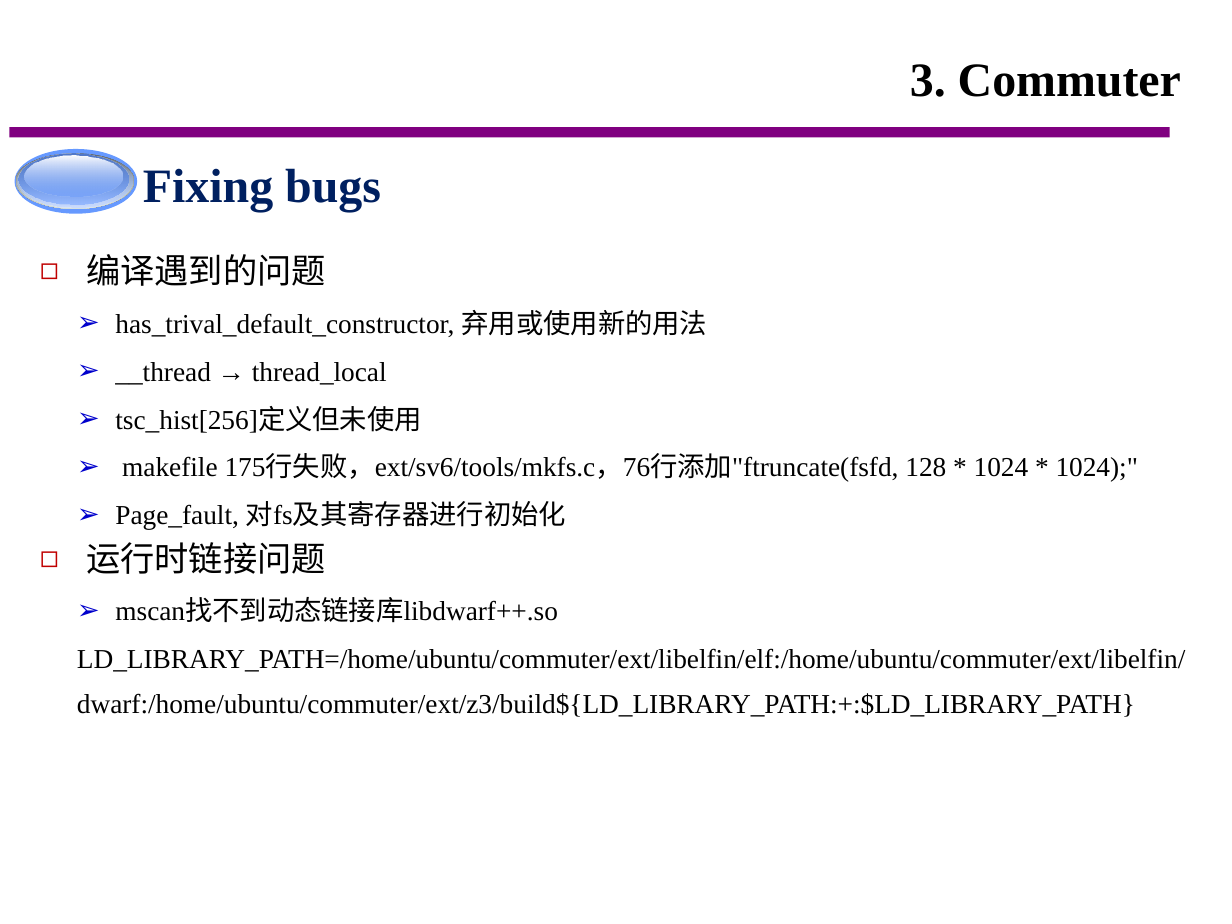
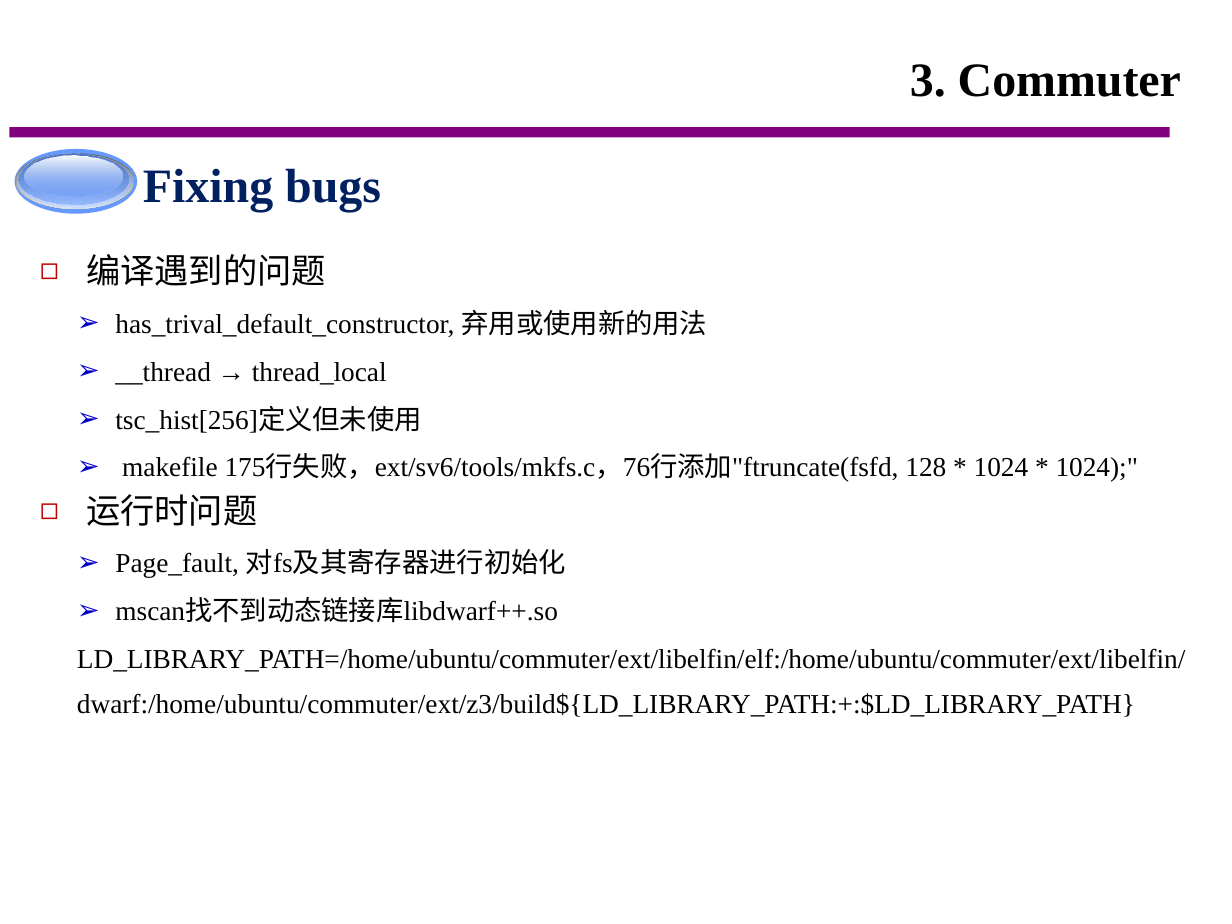
Before and after one commit to uerfan/2018-AOS-Class, a slide deck: slide 21 of 个人展示-李飞-2017210826.pptx. Drawn at 1232x924 pixels with LibreOffice and Linux fonts; fonts in the diff are those of the drawing; background and template pictures are left out. Boxes give left, top, right and bottom in pixels: in the first picture for what was removed or moved away, otherwise in the second. Text is boxed around its words. In the diff, an @@ line names an element or a change of style, - is before the commit and + after.

```diff
--- a/个人展示-李飞-2017210826.pptx
+++ b/个人展示-李飞-2017210826.pptx
@@ text at (86,494,257,526): paragraph added @@
+◻ 运行时问题
@@ text at (86,542,326,574): paragraph removed @@
-◻ 运行时链接问题
```
Also in this commit, not shown: 1 other slide changed, 1 slide added, 1 other file.
